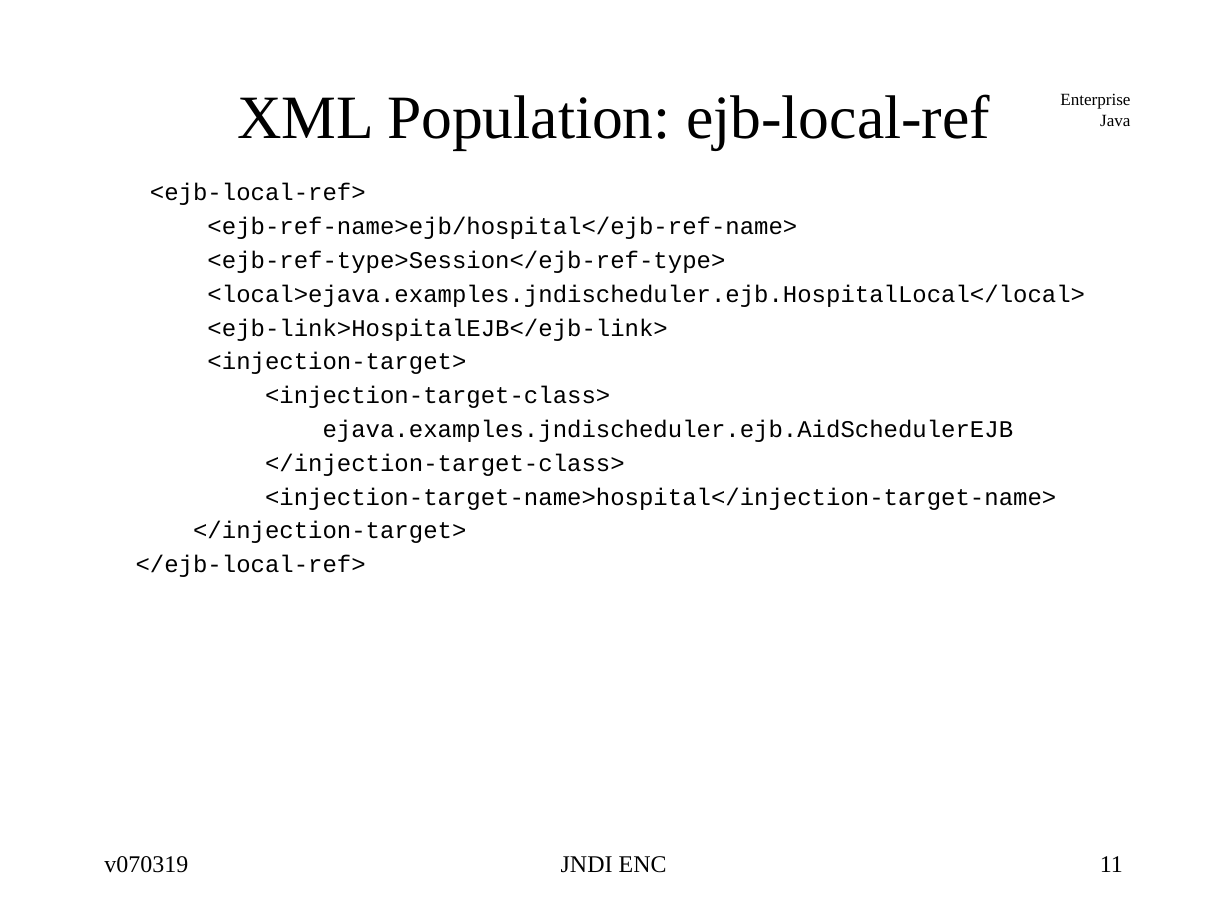
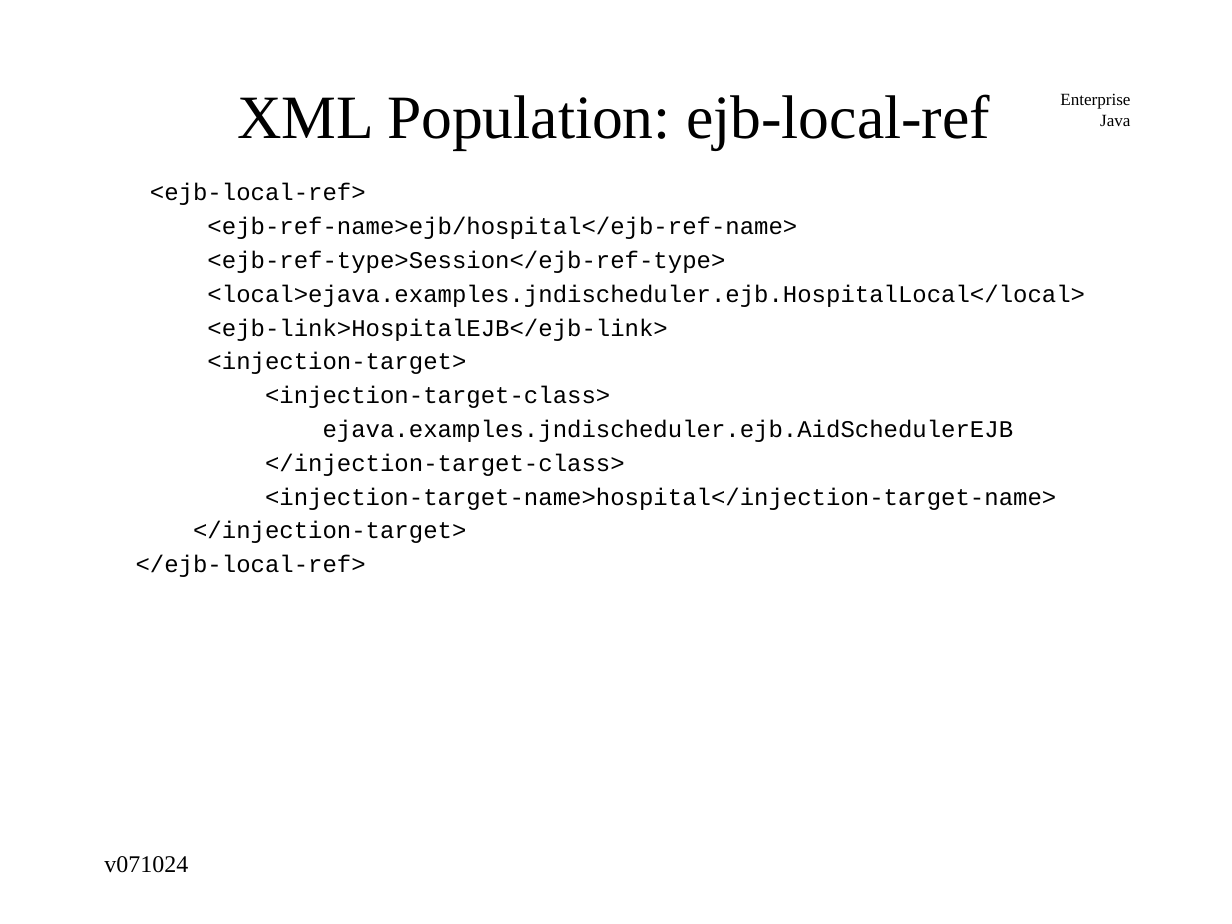
Before and after one commit to jcstaff/ejava-javaee, a slide deck: slide 11 of jndiDemo/src/site/resources/lectures/jndiENC.ppt. Drawn at 1232x924 pixels with LibreOffice and Linux fonts; fonts in the diff are those of the drawing. Boxes give left, top, right and bottom in pixels: in the first picture for what was removed or moved away, otherwise in the second. Text is boxed around its words. In the diff, an @@ line names an element or a change of style, - is before the commit and + after.

```diff
--- a/jndiDemo/src/site/resources/lectures/jndiENC.ppt
+++ b/jndiDemo/src/site/resources/lectures/jndiENC.ppt
@@ text at bbox=[104, 856, 188, 873]: text changed @@
-v070319
+v071024
@@ text removed at bbox=[561, 856, 667, 873] @@
-JNDI ENC
@@ page number removed at bbox=[1100, 856, 1123, 872] @@
-11
```
Also in this commit, not shown: 15 other slides changed, 9 other files.
